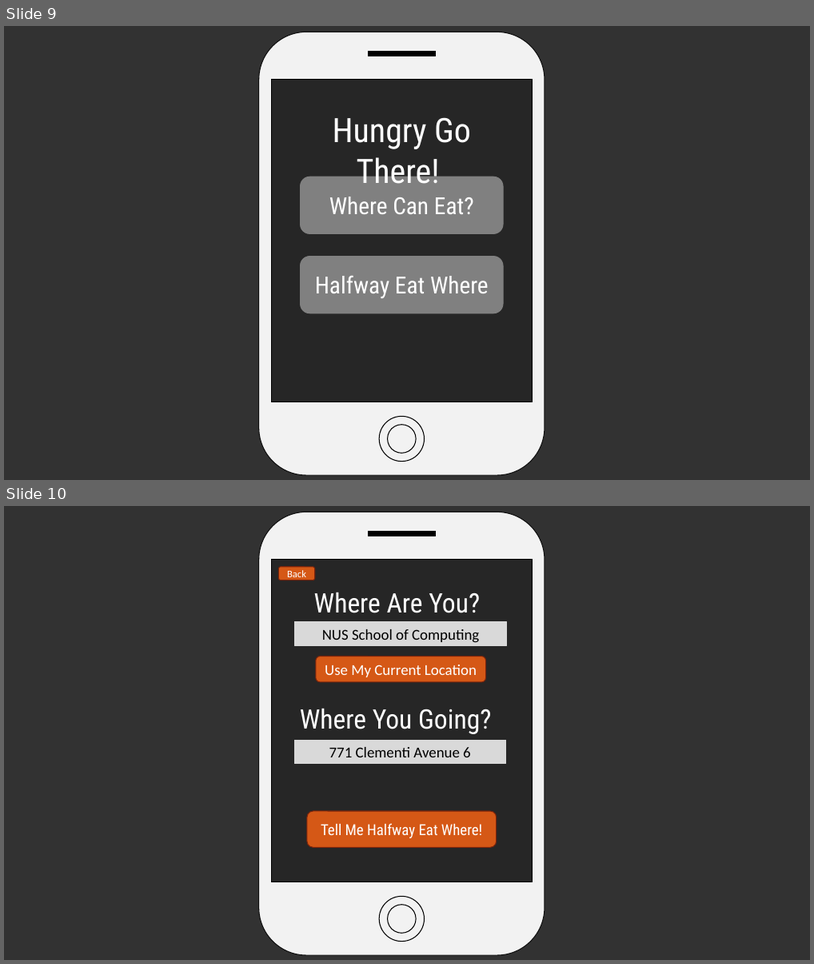
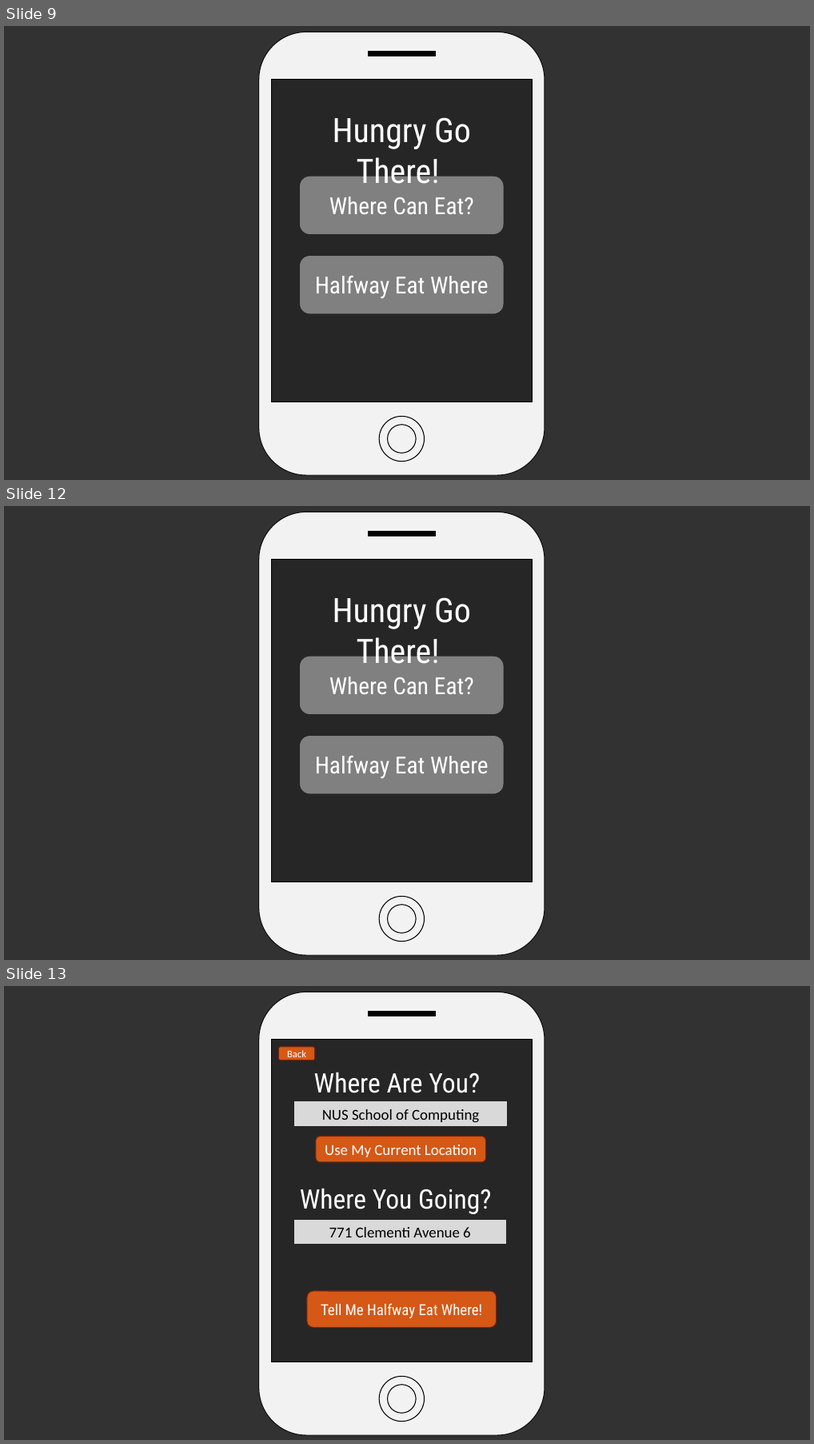
Before and after one commit to blackhydrogen/hungrygothere, a slide deck: Hungry Go THERE.pptx. Shown one above the other, each under a label of ours: slides 9 and 10 before the commit, slides 9, 12 and 13 after it; the slides between them are not shown. The pictures are 814x964 and 814x1444 pixels, drawn with LibreOffice and Linux fonts; fonts in the diff are those of the drawing. Boxes give left, top, right and bottom in pixels: in the first picture for what was removed or moved away, otherwise in the second. Text is boxed around its words. In the diff, an @@ line names an element or a change of style, - is before the commit and + after.

```diff
--- a/Hungry Go THERE.pptx
+++ b/Hungry Go THERE.pptx
@@ slide 12 added at (4, 506, 810, 960), background #323232 @@
@@ rounded rectangle added at (259, 512, 546, 955), fill #F2F2F2, outline #0D0D0D 1 pt @@
@@ rectangle added at (368, 531, 436, 536), fill #000000, outline #000000 1 pt @@
@@ rectangle added at (271, 560, 532, 882), fill #262626, outline #000000 1 pt @@
@@ text added at (333, 597, 471, 664), 40 pt, text #FFFFFF @@
+Hungry Go There!
@@ rounded rectangle added at (301, 656, 503, 713), fill #808080, outline #808080 1 pt, 28 pt, text #FFFFFF @@
+Where Can Eat?
@@ rounded rectangle added at (301, 736, 503, 792), fill #808080, outline #808080 1 pt, 28 pt, text #FFFFFF @@
+Halfway Eat Where
@@ ellipse added at (380, 896, 425, 941), fill #F2F2F2, outline #000000 1 pt @@
@@ ellipse added at (387, 904, 416, 932), fill #F2F2F2, outline #000000 1 pt @@
@@ what was slide 10 is now slide 13 @@
```
Also in this commit, not shown: 1 slide changed, 2 other slides added.
